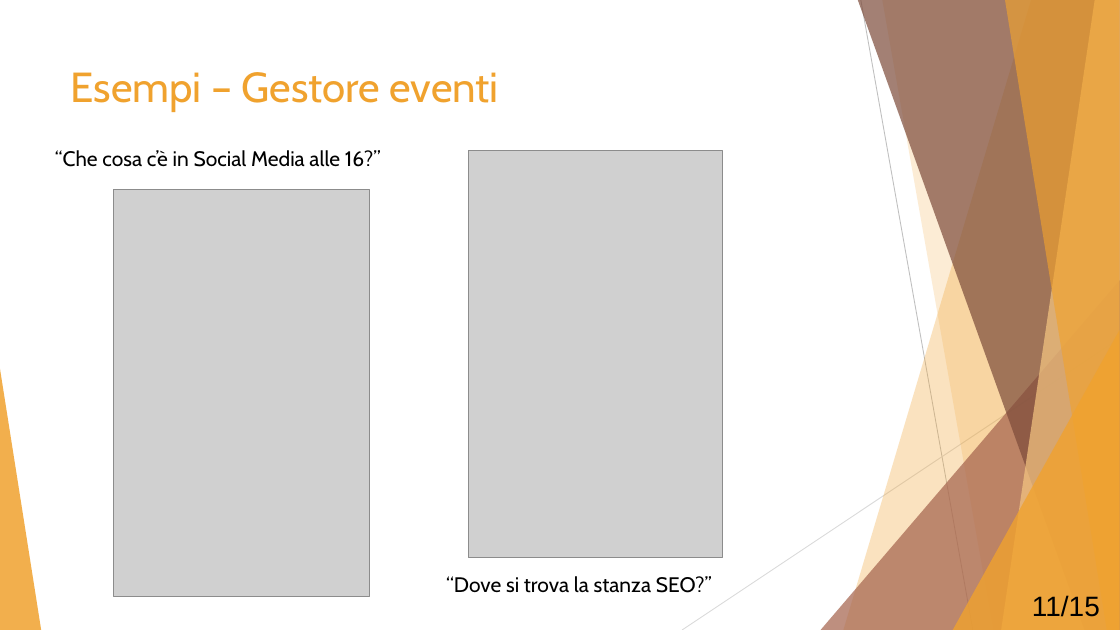
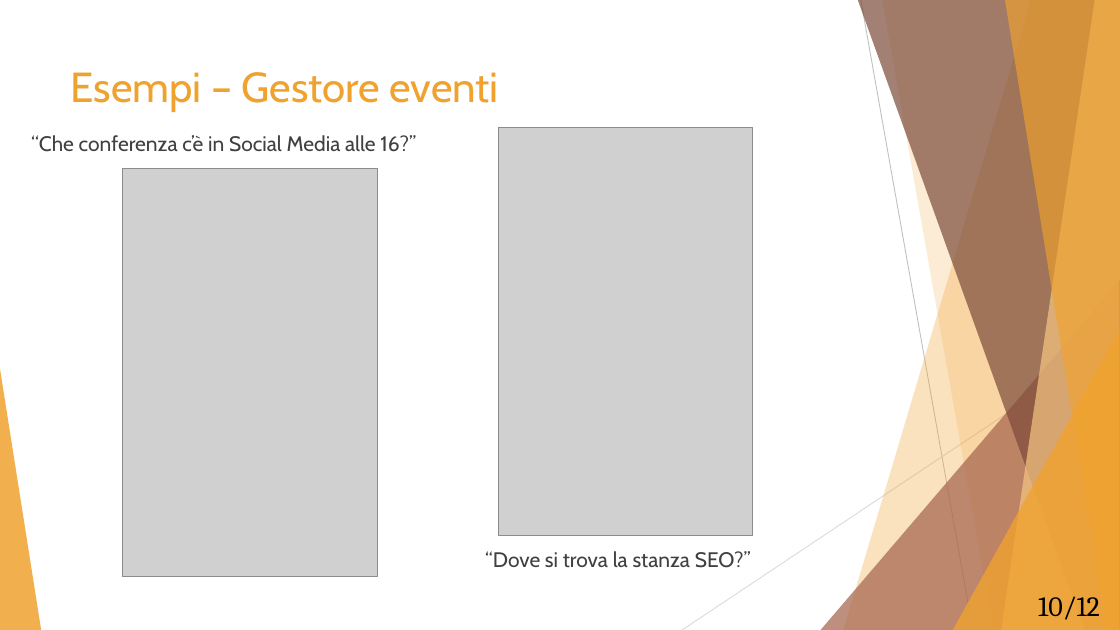
Before and after one commit to Mou95/Tesi, a slide deck: slide 10 of Presentazione_tesi.pptx (slide 11 before the commit). Drawn at 1120x630 pixels with LibreOffice and Linux fonts; fonts in the diff are those of the drawing; grey boxes stand for pictures. Boxes give left, top, right and bottom in pixels: in the first picture for what was removed or moved away, otherwise in the second. Text is boxed around its words. In the diff, an @@ line names an element or a change of style, - is before the commit and + after.

```diff
--- a/Presentazione_tesi.pptx
+++ b/Presentazione_tesi.pptx
@@ text at box(31, 135, 416, 152): text changed; text colour #000000 to #404040 @@
-‘‘Che cosa c’è in Social Media alle 16?’’
+‘‘Che conferenza c’è in Social Media alle 16?’’
@@ picture: place and size @@
-picture at box(468, 150, 722, 558)
+picture at box(499, 128, 753, 535)
@@ picture: place and size @@
-picture at box(113, 189, 369, 597)
+picture at box(122, 169, 377, 576)
@@ text "‘‘Dove si trova la stanza ...": place and size @@
-text "‘‘Dove si trova la stanza ..." at box(446, 576, 712, 593)
+text "‘‘Dove si trova la stanza ..." at box(485, 551, 751, 568)
@@ text "‘‘Dove si trova la stanza ..." at box(485, 551, 751, 568): text colour #000000 to #404040 @@
@@ text at box(1038, 596, 1100, 620): text changed; font Arial to Cambria @@
-11/15
+10/12
```
Also in this commit, not shown: 8 other slides changed, 3 slides added, 3 slides removed, 9 other files.
